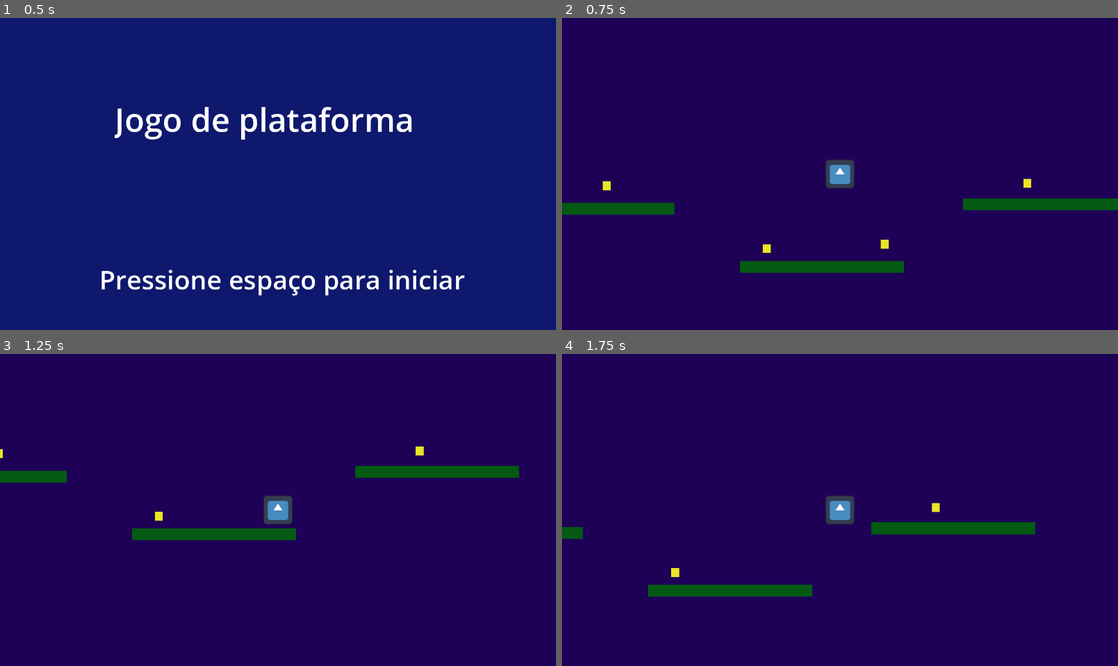
Above: before the commit, frames 1-4 (two rows, left to right).
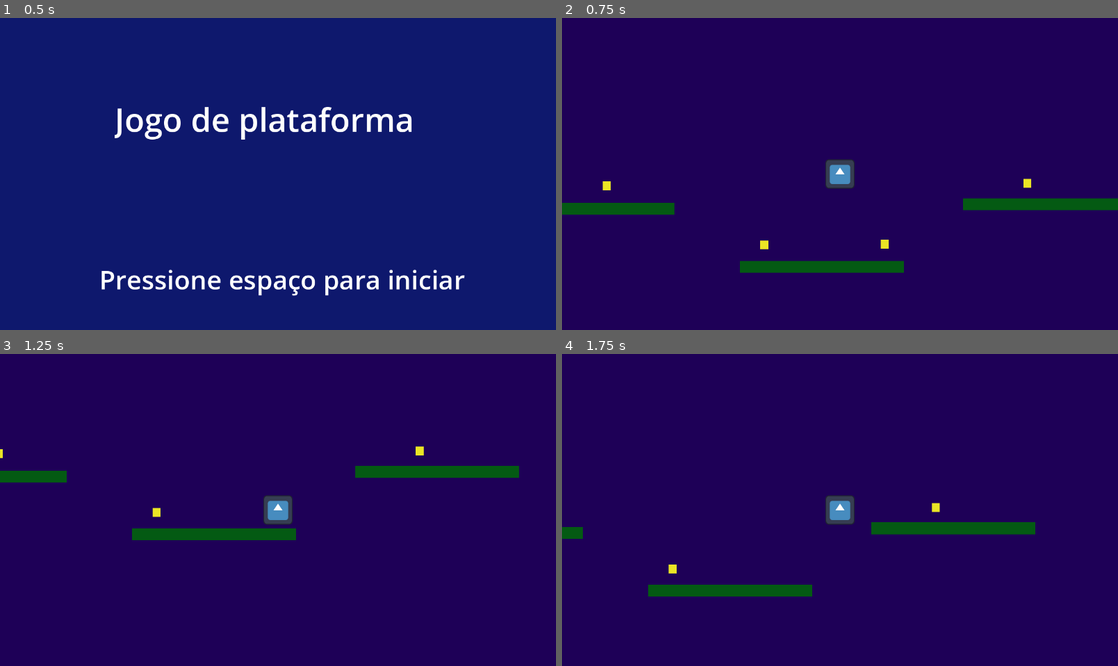
Above: after the commit, the same moments.

Repository: baraujo/prototipo-plataforma
Game: Godot game, scene res://scenes/title.tscn
Two runs of this game, one before a commit and one after it. Both use one fixed random seed, a clock stepped at 60 frames per second and the inputs below. Before the commit the project starts from res://title.tscn. The engine's default icon, where the game draws it, is replaced by a stand-in: a white triangle on a blue panel in a dark square.
Inputs:
- Up to frame 1 (0.5 s): no input
- Up to frame 2 (0.75 s): tap Space at 0.5 s; hold Right (ui_right) from 0.53 s (still down); tap Enter (ui_accept) at 0.6 s
- Up to frame 3 (1.25 s): keep holding Right (ui_right); tap Enter (ui_accept) at 0.77, 1.07 s
- Up to frame 4 (1.75 s): keep holding Right (ui_right); tap Enter (ui_accept) at 1.35, 1.52 s

Frame 1 is identical in both runs. In frame 2, less than 0.1% of the frame differs, in the area x 35-38%, y 71-76%; in frame 3, less than 0.1%; in frame 4, less than 0.1%.

Commit message:
Organize directories, some adjustments

Diff:
--- a/coin.gd
+++ /dev/null
@@ -1,9 +0,0 @@
-extends Area2D
-
-func _ready() -> void:
-    body_entered.connect(_on_body_entered)
-
-func _on_body_entered(body):
-    if body is Player:
-        body.collect_coin()
-    queue_free()
--- a/kill_volume.gd
+++ /dev/null
@@ -1,8 +0,0 @@
-extends Area2D
-
-func _ready() -> void:
-    body_entered.connect(_on_body_entered)
-
-func _on_body_entered(body):
-    if body is Player:
-        get_tree().change_scene_to_file("res://lose.tscn")
--- a/coin.tscn
+++ b/scenes/coin.tscn
@@ -1,10 +1,6 @@
-[gd_scene load_steps=5 format=3 uid="uid://b2fsl1iw16k4x"]
+[gd_scene load_steps=4 format=3 uid="uid://b2fsl1iw16k4x"]
 
-[ext_resource type="Script" uid="uid://cmdl6qfn8d68a" path="res://coin.gd" id="1_0t63x"]
-
-[sub_resource type="GradientTexture2D" id="GradientTexture2D_0t63x"]
-fill_from = Vector2(0.532764, 0.518519)
-fill_to = Vector2(0.809117, 0.19943)
+[ext_resource type="Script" uid="uid://cmdl6qfn8d68a" path="res://scripts/coin.gd" id="1_0t63x"]
 
 [sub_resource type="CanvasTexture" id="CanvasTexture_d5gmh"]
 
@@ -14,13 +10,7 @@
 [node name="Coin" type="Area2D"]
 script = ExtResource("1_0t63x")
 
-[node name="CircleSprite" type="Sprite2D" parent="."]
-visible = false
-position = Vector2(-0.500001, 3.78489e-06)
-scale = Vector2(0.828125, 0.875)
-texture = SubResource("GradientTexture2D_0t63x")
-
-[node name="Sprite2D2" type="Sprite2D" parent="."]
+[node name="Sprite2D" type="Sprite2D" parent="."]
 modulate = Color(0.918229, 0.898956, 0.147299, 1)
 position = Vector2(-1, -1)
 scale = Vector2(26, 29)
@@ -30,3 +20,5 @@
 position = Vector2(-0.5, -2)
 scale = Vector2(0.453918, 0.391906)
 shape = SubResource("RectangleShape2D_p7lbm")
+
+[connection signal="body_entered" from="." to="." method="_on_body_entered"]
--- a/gameplay.tscn
+++ b/scenes/gameplay.tscn
@@ -1,23 +1,19 @@
-[gd_scene load_steps=7 format=3 uid="uid://cfpjpwat0bqgx"]
+[gd_scene load_steps=6 format=3 uid="uid://cfpjpwat0bqgx"]
 
-[ext_resource type="PackedScene" uid="uid://wajdqjc6r6eh" path="res://player.tscn" id="1_oe8ih"]
-[ext_resource type="PackedScene" uid="uid://d3igq0rcdusmu" path="res://platform.tscn" id="2_xuee5"]
-[ext_resource type="PackedScene" uid="uid://b2fsl1iw16k4x" path="res://coin.tscn" id="3_smepj"]
-[ext_resource type="Script" uid="uid://blrsgpgc03q5b" path="res://kill_volume.gd" id="4_xuee5"]
+[ext_resource type="PackedScene" uid="uid://wajdqjc6r6eh" path="res://scenes/player.tscn" id="1_oe8ih"]
+[ext_resource type="PackedScene" uid="uid://d3igq0rcdusmu" path="res://scenes/platform.tscn" id="2_xuee5"]
+[ext_resource type="PackedScene" uid="uid://b2fsl1iw16k4x" path="res://scenes/coin.tscn" id="3_smepj"]
+[ext_resource type="PackedScene" uid="uid://blql681is34b7" path="res://scenes/kill_volume.tscn" id="4_ct7aa"]
 
 [sub_resource type="CanvasTexture" id="CanvasTexture_xuee5"]
 
-[sub_resource type="RectangleShape2D" id="RectangleShape2D_smepj"]
-size = Vector2(1984, 20)
-
-[node name="Sandbox" type="Node2D"]
+[node name="Gameplay" type="Node2D"]
 
 [node name="Background" type="Sprite2D" parent="."]
 modulate = Color(0.119036, 0, 0.340104, 1)
 position = Vector2(544.5, 145.5)
 scale = Vector2(3060.46, 2040.61)
 texture = SubResource("CanvasTexture_xuee5")
-metadata/_edit_lock_ = true
 
 [node name="Player" parent="." instance=ExtResource("1_oe8ih")]
 position = Vector2(566, 141)
@@ -39,15 +35,11 @@
 position = Vector2(774, 394)
 
 [node name="Coin3" parent="." instance=ExtResource("3_smepj")]
-position = Vector2(387, 408)
+position = Vector2(379, 396)
 
 [node name="Coin4" parent="." instance=ExtResource("3_smepj")]
 position = Vector2(-137, 202)
 
-[node name="KillVolume" type="Area2D" parent="."]
-position = Vector2(599, 708)
-script = ExtResource("4_xuee5")
-
-[node name="CollisionShape2D" type="CollisionShape2D" parent="KillVolume"]
-position = Vector2(158, 0)
-shape = SubResource("RectangleShape2D_smepj")
+[node name="KillVolume" parent="." instance=ExtResource("4_ct7aa")]
+position = Vector2(370, 694)
+scale = Vector2(3.16, 1)
--- /dev/null
+++ b/scenes/kill_volume.tscn
@@ -0,0 +1,15 @@
+[gd_scene load_steps=3 format=3 uid="uid://blql681is34b7"]
+
+[ext_resource type="Script" uid="uid://blrsgpgc03q5b" path="res://scripts/kill_volume.gd" id="1_cwvat"]
+
+[sub_resource type="RectangleShape2D" id="RectangleShape2D_smepj"]
+size = Vector2(1984, 20)
+
+[node name="KillVolume" type="Area2D"]
+script = ExtResource("1_cwvat")
+
+[node name="CollisionShape2D" type="CollisionShape2D" parent="."]
+position = Vector2(158, 0)
+shape = SubResource("RectangleShape2D_smepj")
+
+[connection signal="body_entered" from="." to="." method="_on_body_entered"]
--- a/lose.tscn
+++ b/scenes/lose.tscn
@@ -1,11 +1,11 @@
 [gd_scene load_steps=3 format=3 uid="uid://duqfx6yv33no6"]
 
-[ext_resource type="Script" uid="uid://b0v56b58n7ddg" path="res://lose.gd" id="1_rtc1j"]
+[ext_resource type="Script" uid="uid://difgw1ebnpu67" path="res://scripts/game_over.gd" id="1_vjdtf"]
 
 [sub_resource type="CanvasTexture" id="CanvasTexture_oocul"]
 
-[node name="Node2D" type="Node2D"]
-script = ExtResource("1_rtc1j")
+[node name="Lose" type="Node2D"]
+script = ExtResource("1_vjdtf")
 
 [node name="Sprite2D" type="Sprite2D" parent="."]
 modulate = Color(0.394792, 0.0674436, 0.0674436, 1)
--- a/player.tscn
+++ b/scenes/player.tscn
@@ -1,6 +1,6 @@
 [gd_scene load_steps=4 format=3 uid="uid://wajdqjc6r6eh"]
 
-[ext_resource type="Script" uid="uid://bn1us3gljy744" path="res://Player.gd" id="1_onrkg"]
+[ext_resource type="Script" uid="uid://bn1us3gljy744" path="res://scripts/Player.gd" id="1_onrkg"]
 [ext_resource type="Texture2D" uid="uid://f7t2f42yostc" path="res://icon.svg" id="2_i3pqv"]
 
 [sub_resource type="RectangleShape2D" id="RectangleShape2D_3h184"]
--- a/win.tscn
+++ b/scenes/title.tscn
@@ -1,14 +1,14 @@
-[gd_scene load_steps=3 format=3 uid="uid://cemrcgkggrert"]
+[gd_scene load_steps=3 format=3 uid="uid://buiy3d2mf7xbw"]
 
-[ext_resource type="Script" uid="uid://826njbiwl7kp" path="res://win.gd" id="1_wao2c"]
+[ext_resource type="Script" uid="uid://c3qov6tjvnxuj" path="res://scripts/title.gd" id="1_y7k74"]
 
 [sub_resource type="CanvasTexture" id="CanvasTexture_y7k74"]
 
 [node name="Title" type="Node2D"]
-script = ExtResource("1_wao2c")
+script = ExtResource("1_y7k74")
 
 [node name="Sprite2D" type="Sprite2D" parent="."]
-modulate = Color(0.0833399, 0.392188, 0.138353, 1)
+modulate = Color(0.0550304, 0.093291, 0.426042, 1)
 position = Vector2(688, 394)
 scale = Vector2(1496, 888)
 texture = SubResource("CanvasTexture_y7k74")
@@ -19,13 +19,13 @@
 offset_right = 1120.0
 offset_bottom = 335.0
 theme_override_font_sizes/normal_font_size = 80
-text = "Você ganhou!"
+text = "Jogo de plataforma"
 scroll_active = false
 
 [node name="RichTextLabel2" type="RichTextLabel" parent="."]
-offset_left = 95.0
-offset_top = 604.0
-offset_right = 1287.0
-offset_bottom = 702.0
+offset_left = 244.0
+offset_top = 599.0
+offset_right = 1259.0
+offset_bottom = 697.0
 theme_override_font_sizes/normal_font_size = 64
-text = "Pressione espaço para voltar ao título"
+text = "Pressione espaço para iniciar"
--- a/title.tscn
+++ b/scenes/win.tscn
@@ -1,14 +1,14 @@
-[gd_scene load_steps=3 format=3 uid="uid://buiy3d2mf7xbw"]
+[gd_scene load_steps=3 format=3 uid="uid://cemrcgkggrert"]
 
-[ext_resource type="Script" uid="uid://c3qov6tjvnxuj" path="res://title.gd" id="1_y7k74"]
+[ext_resource type="Script" uid="uid://difgw1ebnpu67" path="res://scripts/game_over.gd" id="1_r4oei"]
 
 [sub_resource type="CanvasTexture" id="CanvasTexture_y7k74"]
 
-[node name="Title" type="Node2D"]
-script = ExtResource("1_y7k74")
+[node name="Win" type="Node2D"]
+script = ExtResource("1_r4oei")
 
 [node name="Sprite2D" type="Sprite2D" parent="."]
-modulate = Color(0.0550304, 0.093291, 0.426042, 1)
+modulate = Color(0.0833399, 0.392188, 0.138353, 1)
 position = Vector2(688, 394)
 scale = Vector2(1496, 888)
 texture = SubResource("CanvasTexture_y7k74")
@@ -19,13 +19,13 @@
 offset_right = 1120.0
 offset_bottom = 335.0
 theme_override_font_sizes/normal_font_size = 80
-text = "Jogo de plataforma"
+text = "Você ganhou!"
 scroll_active = false
 
 [node name="RichTextLabel2" type="RichTextLabel" parent="."]
-offset_left = 244.0
-offset_top = 599.0
-offset_right = 1259.0
-offset_bottom = 697.0
+offset_left = 95.0
+offset_top = 604.0
+offset_right = 1287.0
+offset_bottom = 702.0
 theme_override_font_sizes/normal_font_size = 64
-text = "Pressione espaço para iniciar"
+text = "Pressione espaço para voltar ao título"
--- a/Player.gd
+++ b/scripts/Player.gd
@@ -30,4 +30,4 @@
     coin_count += 1
     if coin_count == 4:
         print("Collected all coins!")
-        get_tree().change_scene_to_file("res://win.tscn")
+        get_tree().change_scene_to_file("res://scenes/win.tscn")
--- /dev/null
+++ b/scripts/coin.gd
@@ -0,0 +1,9 @@
+extends Area2D
+
+func _ready() -> void:
+    pass
+
+func _on_body_entered(body: Node2D):
+    if body is Player:
+        body.collect_coin()
+    queue_free()
--- a/lose.gd
+++ b/scripts/game_over.gd
@@ -2,4 +2,4 @@
 
 func _process(delta: float) -> void:
     if Input.is_action_just_pressed("ui_accept"):
-        get_tree().change_scene_to_file("res://title.tscn")
+        get_tree().change_scene_to_file("res://scenes/title.tscn")
--- /dev/null
+++ b/scripts/kill_volume.gd
@@ -0,0 +1,8 @@
+extends Area2D
+
+func _ready() -> void:
+    pass
+
+func _on_body_entered(body):
+    if body is Player:
+        get_tree().change_scene_to_file("res://scenes/lose.tscn")
--- a/win.gd
+++ b/scripts/title.gd
@@ -2,4 +2,4 @@
 
 func _process(delta: float) -> void:
     if Input.is_action_just_pressed("ui_accept"):
-        get_tree().change_scene_to_file("res://title.tscn")
+        get_tree().change_scene_to_file("res://scenes/gameplay.tscn")
--- a/title.gd
+++ /dev/null
@@ -1,5 +0,0 @@
-extends Node2D
-
-func _process(delta: float) -> void:
-    if Input.is_action_just_pressed("ui_accept"):
-        get_tree().change_scene_to_file("res://gameplay.tscn")
Not shown, removed: lose.gd.uid
Renamed: platform.tscn -> scenes/platform.tscn
Renamed: Player.gd.uid -> scripts/Player.gd.uid
Renamed: coin.gd.uid -> scripts/coin.gd.uid
Not shown, added: scripts/game_over.gd.uid
Renamed: kill_volume.gd.uid -> scripts/kill_volume.gd.uid
Renamed: title.gd.uid -> scripts/title.gd.uid
Not shown, removed: win.gd.uid
